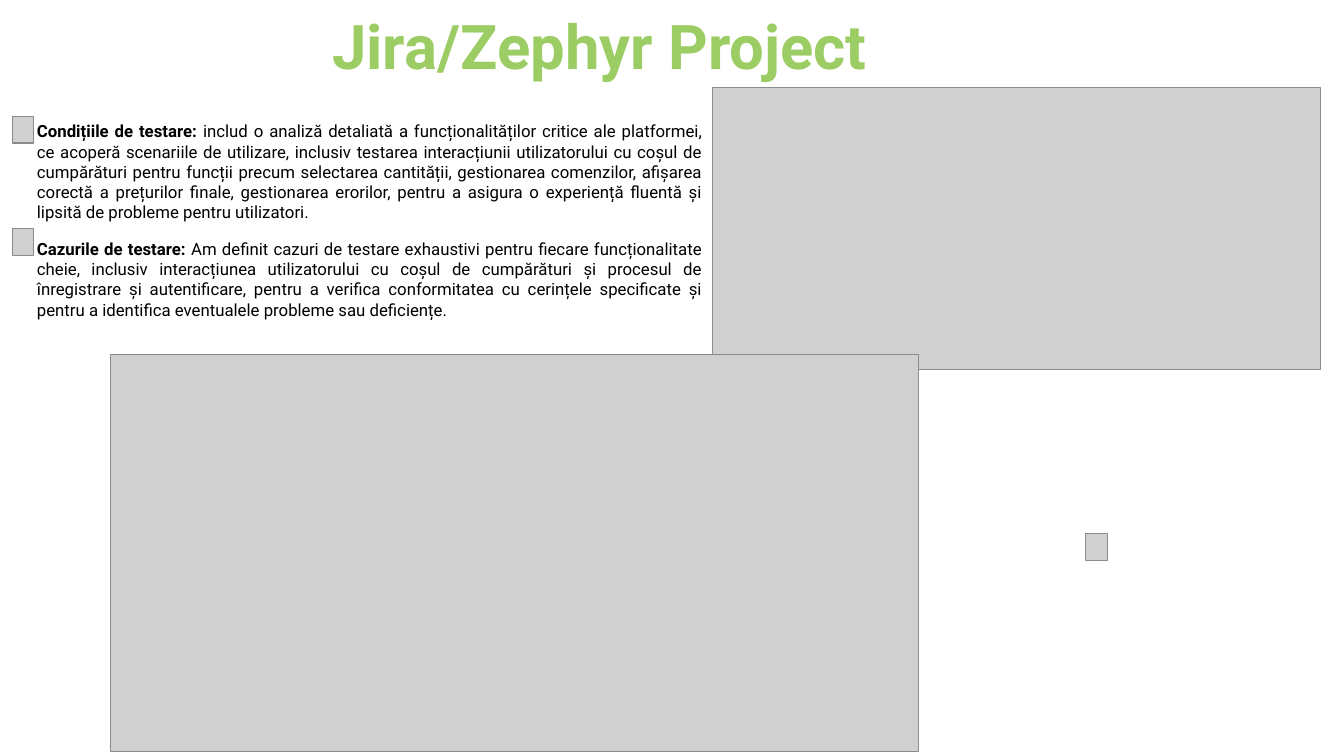
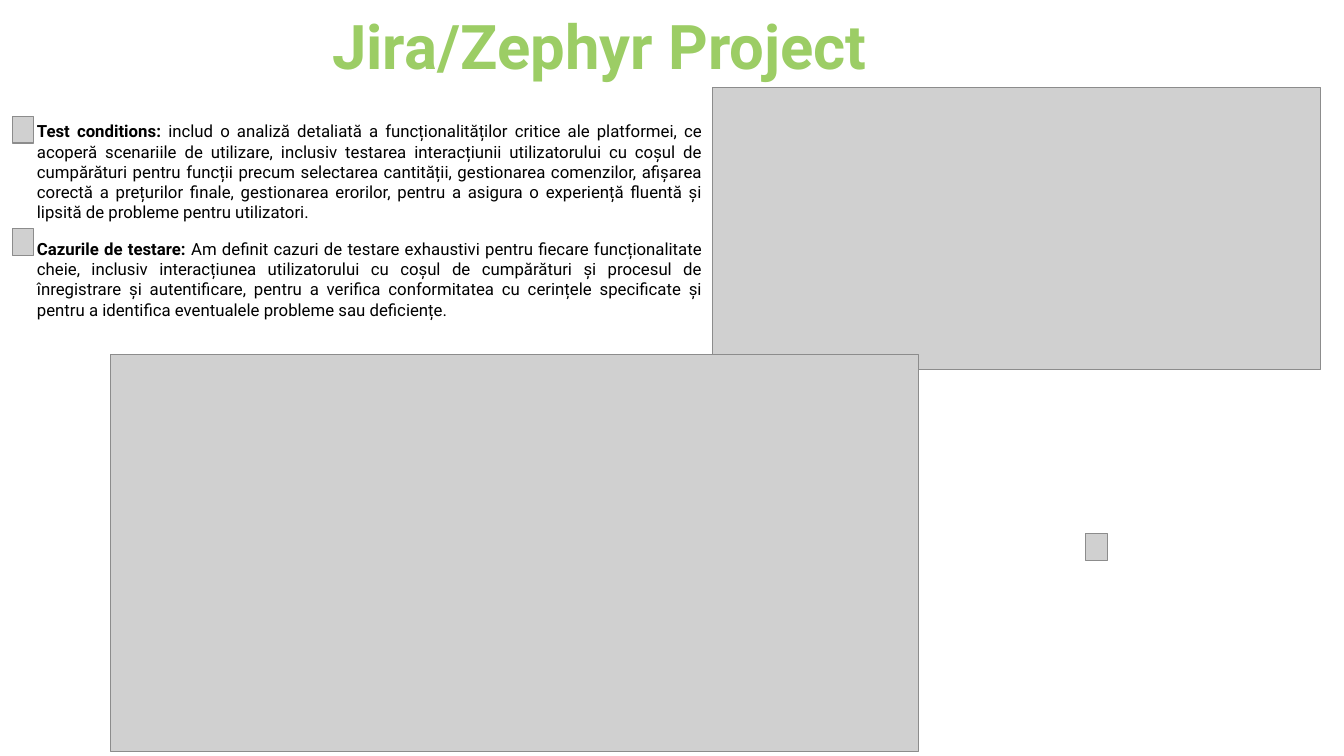
Before and after one commit to AlinT84/Testing-Project-for-Automation-Exercise-E-commerce-Website, a slide deck: slide 12 of Testing Project for Automation Exercise E-commerce Website.pptx. Drawn at 1344x756 pixels with LibreOffice and Linux fonts; fonts in the diff are those of the drawing; grey boxes stand for pictures; background and template pictures are left out. Boxes give left, top, right and bottom in pixels: in the first picture for what was removed or moved away, otherwise in the second. Text is boxed around its words. In the diff, an @@ line names an element or a change of style, - is before the commit and + after.

```diff
--- a/Testing Project for Automation Exercise E-commerce Website.pptx
+++ b/Testing Project for Automation Exercise E-commerce Website.pptx
@@ text at (x1=37, y1=124, x2=702, y2=222): text changed @@
-Condițiile de testare: includ o analiză detaliată a funcționalităților critice ale platformei, ce acoperă scenariile de utilizare, inclusiv testarea interacțiunii utilizatorului cu coșul de cumpărături pentru funcții precum selectarea cantității, gestionarea comenzilor, afișarea corectă a prețurilor finale, gestionarea erorilor, pentru a asigura o experiență fluentă și lipsită de probleme pentru utilizatori.
+Test conditions: includ o analiză detaliată a funcționalităților critice ale platformei, ce acoperă scenariile de utilizare, inclusiv testarea interacțiunii utilizatorului cu coșul de cumpărături pentru funcții precum selectarea cantității, gestionarea comenzilor, afișarea corectă a prețurilor finale, gestionarea erorilor, pentru a asigura o experiență fluentă și lipsită de probleme pentru utilizatori.
```
Also in this commit, not shown: 2 other slides changed, 16 other files.
